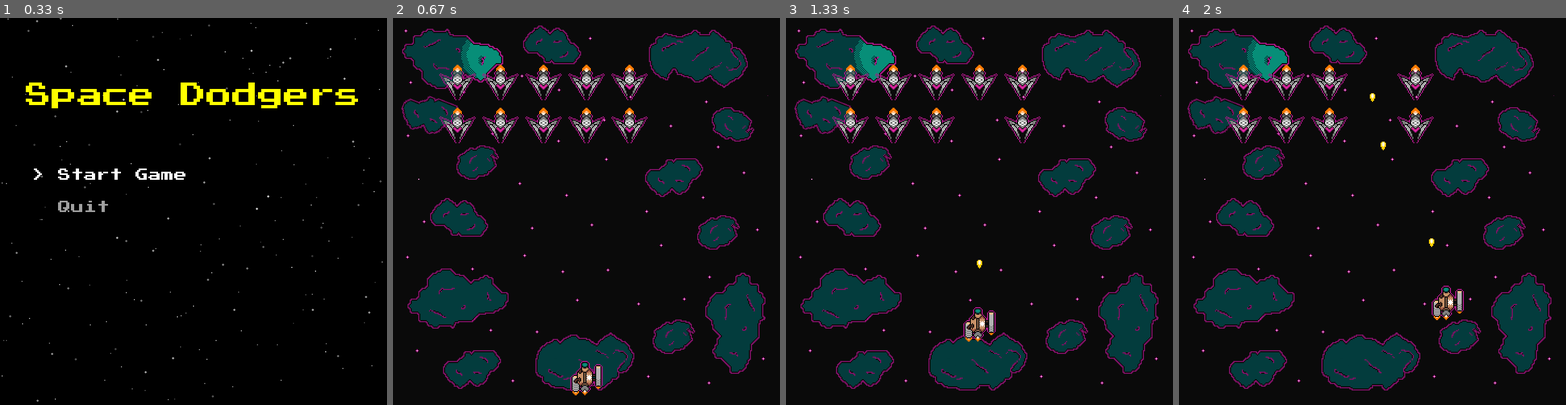
Above: before the commit, frames 1-4 (left to right).
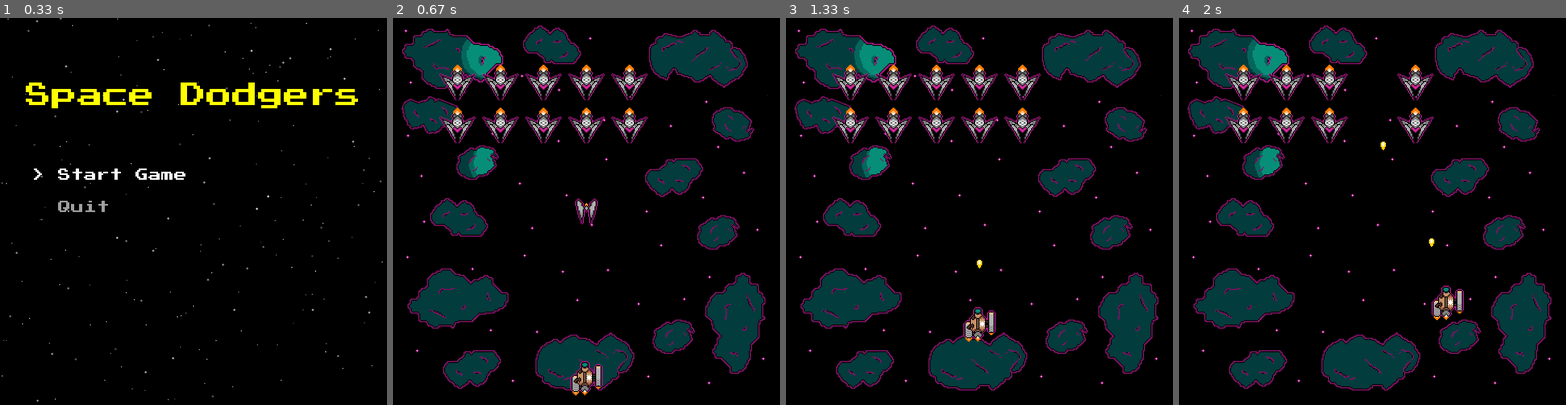
Above: after the commit, the same moments.

Repository: software-engineering-game/pygame-game
Game: pygame game, started from main.py
The game is run twice, just before and just after one commit, with the same random seed, the same clock (stepped at 60 frames per second) and the same inputs.
Inputs:
- Up to frame 1 (0.33 s): no input
- Up to frame 2 (0.67 s): tap Enter at 0.33 s
- Up to frame 3 (1.33 s): tap Space at 0.67, 1.07 s; hold Up from 1 s (still down)
- Up to frame 4 (2 s): tap Space at 1.37, 1.57, 1.87 s; release Up at 1.47 s; hold Right 1.5-1.97 s

Frame 1 is identical in both runs. In frame 2, 0.7% of the frame differs, in the area x 6-62%, y 5-54%; in frame 3, 0.7%, in the area x 6-62%, y 5-42%; in frame 4, 0.5%.

Commit message:
Converted the Code Maya wrote
Transferred the useful parts of Mayas enemy code into a new enemy type, and added an early sprite for it.

Diff:
--- a/states/game_state.py
+++ b/states/game_state.py
@@ -3,7 +3,8 @@
 from states.base_state import State
 from states import settings
 
-BLACK = (0, 0, 0) # This exists solely to key out the transparency for sprites
+# This exists to key out spritesheet backgrounds
+SHEET_COLOR = (160, 200, 152)
 
 # assets folder is at repo root
 repo_root = os.path.dirname(os.path.dirname(__file__))
@@ -16,7 +17,7 @@
         # Creates a simple laser bullet
         # self.image = pygame.Surface((4, 12))
         self.image = pygame.image.load(os.path.join(asset_folder, sprite_name)).convert()  #color for laser
-        self.image.set_colorkey(BLACK)
+        self.image.set_colorkey(SHEET_COLOR)
         self.rect = self.image.get_rect(center=(x, y))
         self.speed = speed
 
@@ -33,8 +34,9 @@
     def __init__(self, asset_folder, sprite_name, speed, start_pos):
         super().__init__()
         self.image = pygame.image.load(os.path.join(asset_folder, sprite_name)).convert()
-        self.image.set_colorkey(BLACK)
-        self.rect = self.image.get_rect(center=start_pos) # I still want to find a way to change the bounding box
+        self.image.set_colorkey(SHEET_COLOR)
+        self.rect = self.image.get_rect(center=start_pos)
+        self.rect.scale_by(0.2)
         self.speed = speed
 
         # Shooting cooldown tracking
@@ -73,8 +75,9 @@
     def __init__(self, asset_folder, sprite_name, speed, start_pos):
         super().__init__()
         self.image = pygame.image.load(os.path.join(asset_folder, sprite_name)).convert()
-        self.image.set_colorkey(BLACK)
-        self.rect = self.image.get_rect(center=start_pos)
+        self.image.set_colorkey(SHEET_COLOR)
+        self.rect = self.image.get_rect(center=start_pos)
+        self.rect.scale_by(1)
         self.speed = speed
 
         # Shooting cooldown tracking
@@ -85,8 +88,8 @@
         # for the basic enemy shooting mechanics
         pass
 
-    def update(self):
-        # This is where basic enemy behavior should go
+    def update(self, player_pos):
+        # this is where basic enemy movement should go
         pass
 
 # Bomber enemy that releases an exploding payload
@@ -94,35 +97,71 @@
     def __init__(self, asset_folder, sprite_name, speed, start_pos):
         super().__init__()
         self.image = pygame.image.load(os.path.join(asset_folder, sprite_name)).convert()
-        self.image.set_colorkey(BLACK)
-        self.rect = self.image.get_rect(center=start_pos)
+        self.image.set_colorkey(SHEET_COLOR)
+        self.rect = self.image.get_rect(center=start_pos)
+        self.rect.scale_by(1)
         self.speed = speed
 
     def shoot(self, bullet_group):
         # For the bomber specific shooting mechanics
         pass
 
-    def update(self):
-        # need to add movement and shooting later
-        pass
+    def update(self, player_pos):
+        # This where enemy movement goes, I was thinking a horizontal line
+        pass
+
+class Swarm_Enemy(pygame.sprite.Sprite):
+    def __init__(self, asset_folder, sprite_name, speed, start_pos):
+        super().__init__()
+        self.image = pygame.image.load(os.path.join(asset_folder, sprite_name)).convert()
+        self.image.set_colorkey(SHEET_COLOR)
+        self.rect = self.image.get_rect(center=start_pos)
+        self.rect.scale_by(1)
+        self.speed = speed
+
+        # Used for calculating direction to player
+        self.velocity = (0,0)
+
+    def shoot(self, bullet_group):
+        pass
+
+    def update(self, player_pos):
+        self.veloctiy = (player_pos[0] - self.rect.x, player_pos[1] - self.rect.y)
+
+        # Distance equation
+        distance = ((self.veloctiy[0] ** 2) + (self.veloctiy[1] ** 2)) ** 0.5
+        if distance == 0:
+            self.velocity = (0,0)
+            dx = 0
+            dy = 0
+        else:
+            dx = (self.velocity[0] / distance) * self.speed
+            dy = (self.velocity[1] / distance) * self.speed
+
+        self.rect.x += dx
+        self.rect.y += dy
+        #will need sprite rotations at some point
 
 class GameState(State):
     def on_enter(self, app):
         self.app = app
+
+        # Sets the background color, and draws the image
         bg_name = "asteroid_background.png"
-
-        # Sets the background color, and draws the image
         self.bg_color = (0, 0, 0)
         self.bg_image = pygame.image.load(os.path.join(asset_folder, bg_name))
 
+        # Creates the sprite groups
         self.ally_ships = pygame.sprite.Group()
         self.ally_bullets = pygame.sprite.Group()
         self.enemy_ships = pygame.sprite.Group()
         self.enemy_bullets = pygame.sprite.Group()
 
+        # Spawning Enemies
+        enemy_sprite = "enemy_basic.png"
         self.spawn_basic_enemy_wave(
             asset_folder=asset_folder,
-            sprite_name=settings.ENEMY_BASIC_SPRITE,
+            sprite_name=enemy_sprite,
             speed=settings.ENEMY_SPD,
             corner_pos=(settings.WAVE_CORNER_X, settings.WAVE_CORNER_Y),
             rows=settings.WAVE_ROWS,
@@ -130,6 +169,15 @@
             spacing=(settings.WAVE_X_SPACING, settings.WAVE_Y_SPACING)
         )
 
+        self.ram_ship = Swarm_Enemy(
+            asset_folder=asset_folder,
+            sprite_name="enemy_swarm.png",
+            speed=2,
+            start_pos=(settings.WIDTH / 2, settings.HEIGHT / 2)
+        )
+        self.enemy_ships.add(self.ram_ship)
+
+        # Spawning Player
         player_speed = 5
         self.player = Player(
             asset_folder=asset_folder,
@@ -153,7 +201,9 @@
     def update(self, app, dt):
         keys = pygame.key.get_pressed()
         self.player.update(keys)
-        self.enemy_ships.update()
+
+        player_pos = (self.player.rect.x, self.player.rect.y)
+        self.enemy_ships.update(player_pos=player_pos)
 
         # Update shooting cooldown
         if not self.player.can_shoot:
--- a/states/main_moving_en.py
+++ /dev/null
@@ -1,348 +0,0 @@
-#something.py
-# Coding Credits:
-# Thomas Bond
-#
-#
-#
-#Date: 2026-02-05
-import asyncio
-import pygame
-import os
-
-#
-# pygame setup
-#
-# Constants
-WHITE = (255, 255, 255)
-RED = (255, 0, 0)
-BLACK = (0, 0, 0)
-
-
-WINDOW_SIZE = (1280, 720)
-WINDOW_TITLE = "Infinitesimal Ranger"
-
-
-BOUNDS_X = (66, 1214)
-BOUNDS_Y = (50, 620)
-
-
-HORIZONTAL = 1
-UP = 2
-DOWN = 0
-
-
-FRAME_RATE = 60
-ANIMATION_FRAME_RATE = 10
-
-
-WINDOW = pygame.display.set_mode(WINDOW_SIZE)
-pygame.display.set_caption(WINDOW_TITLE)
-
-
-CLOCK = pygame.time.Clock()
-# Asset Folders
-# We will need to update this section of the code as the projects directory structure changes
-# because the os.path features are dependent on that structure
-primary_game_folder = os.path.dirname(__file__) # Establishes directory pointer for the files current directory
-img_folder = os.path.join(primary_game_folder, "assets") # Looks for the directory 'assets' within the primary_game_folder and creates a directory pointer to it
-
-
-
-
-objects = []
-bullets = []
-enemies = []
-
-
-
-
-# Global Variables
-FRAMECAP = 60 # Number of ticks per second
-DISPLAY_HEIGHT = 720
-DISPLAY_WIDTH = 1280
-# Placeholder name until we decide on the style of the game
-BACKGROUND_COLOR = BLACK # Currently defines the background as solid color black
-
-
-# Player Variables
-#PLAYER_WIDTH = 23 # Bounding box width
-#PLAYER_HEIGHT = 30 # Bounding box height
-PLAYER_SPRITE = "test_sprite.png" # Sets the name of the image to use for the player sprite
-PLAYER_SPD = 5
-
-
-# Keybinds
-# Sets the default keybinds
-keybind_left = pygame.K_LEFT
-keybind_right = pygame.K_RIGHT
-keybind_up = pygame.K_UP
-keybind_down = pygame.K_DOWN
-
-
-#
-# Entity Classes
-#
-class Object:
-   def __init__(self, x, y, width, height, image):
-       self.x = x
-       self.y = y
-       self.width = width
-       self.height = height
-       self.image = image
-       self.velocity = [0, 0]
-       self.collider = [width, height]
-
-
-       objects.append(self)
-
-
-   def draw(self):
-       WINDOW.blit(pygame.transform.scale(self.image, (self.width, self.height)), (self.x, self.y))
-
-
-   def update(self):
-       self.x += self.velocity[0]
-       self.y += self.velocity[1]
-       self.draw()
-
-
-   def get_center(self):
-       return self.x + self.width / 2, self.y + self.height / 2
-
-
-# Deals with
-class Entity(Object):
-   def __init__(self, x, y, width, height, tileset, speed):
-       super().__init__(x, y, width, height, None)
-       self.speed = speed
-
-
-       self.tileset = load_tileset(tileset, 16, 16)
-       self.direction = 0
-       self.flipX = False
-       self.frame = 0
-       self.frames = [0, 1, 0, 2]
-       self.frame_timer = 0
-
-
-   def change_direction(self):
-       if self.velocity[0] < 0:
-           self.direction = HORIZONTAL
-           self.flipX = True
-       elif self.velocity[0] > 0:
-           self.direction = HORIZONTAL
-           self.flipX = False
-       elif self.velocity[1] > 0:
-           self.direction = DOWN
-       elif self.velocity[1] < 0:
-           self.direction = UP
-
-
-   def draw(self):
-       image = pygame.transform.scale(self.tileset[self.frames[self.frame]][self.direction],
-                                      (self.width, self.height))
-
-
-       self.change_direction()
-
-
-       image = pygame.transform.flip(image, self.flipX, False)
-       WINDOW.blit(image, (self.x, self.y))
-
-
-       if self.velocity[0] == 0 and self.velocity[1] == 0:
-           self.frame = 0
-           return
-
-
-       self.frame_timer += 1
-
-
-       if self.frame_timer < ANIMATION_FRAME_RATE:
-           return
-
-
-       self.frame += 1
-       if self.frame >= len(self.frames):
-           self.frame = 0
-
-
-       self.frame_timer = 0
-
-
-   def update(self):
-       self.x += self.velocity[0] * self.speed
-       self.y += self.velocity[1] * self.speed
-       self.draw()
-
-
-pygame.mouse.set_visible(False)
-
-
-
-
-
-class Enemy(Entity):
-   def __init__(self, x, y, width, height, tileset, speed):
-       super().__init__(x, y, width, height, tileset, speed)
-
-
-       enemy_image = load_image(tileset, fallback_size=(16, 16), fallback_color=(255, 80, 80, 255))
-       self.tileset = create_repeated_tileset_from_image(enemy_image, 16, 16)
-
-
-       self.health = 3
-       self.collider = [width / 2.5, height / 1.5]
-       enemies.append(self)
-
-
-   def update(self):
-       player_center = player.get_center()
-       enemy_center = self.get_center()
-
-
-       self.velocity = [player_center[0] - enemy_center[0], player_center[1] - enemy_center[1]]
-
-
-       magnitude = (self.velocity[0] ** 2 + self.velocity[1] ** 2) ** 0.5
-       if magnitude == 0:
-           self.velocity = [0, 0]
-           super().update()
-           return
-       self.velocity = [self.velocity[0] / magnitude * self.speed, self.velocity[1] / magnitude * self.speed]
-
-
-       super().update()
-
-
-   def change_direction(self):
-       super().change_direction()
-
-
-       if self.velocity[1] > self.velocity[0] > 0:
-           self.direction = DOWN
-       elif self.velocity[1] < self.velocity[0] < 0:
-           self.direction = UP
-
-
-   def take_damage(self, damage):
-       self.health -= damage
-       if self.health <= 0:
-           self.destroy()
-
-
-   def destroy(self):
-       objects.remove(self)
-       enemies.remove(self)
-
-
-
-
-def check_input(key, value):
-   if key == pygame.K_LEFT or key == pygame.K_a:
-       player_input["left"] = value
-   elif key == pygame.K_RIGHT or key == pygame.K_d:
-       player_input["right"] = value
-   elif key == pygame.K_UP or key == pygame.K_w:
-       player_input["up"] = value
-   elif key == pygame.K_DOWN or key == pygame.K_s:
-       player_input["down"] = value
-
-
-
-
-def resolve_asset_path(filename):
-   if os.path.isabs(filename):
-       return filename
-   return os.path.join(primary_game_folder, filename)
-
-
-
-
-def create_placeholder_tileset(tile_width, tile_height, columns=3, rows=3):
-   tileset = []
-   for tile_x in range(columns):
-       line = []
-       tileset.append(line)
-       for tile_y in range(rows):
-           tile = pygame.Surface((tile_width, tile_height), pygame.SRCALPHA)
-           tile.fill((80 + tile_x * 40, 80 + tile_y * 40, 180, 255))
-           line.append(tile)
-   return tileset
-
-
-
-
-def create_repeated_tileset_from_image(image, tile_width, tile_height, columns=3, rows=3):
-   tile = pygame.transform.scale(image, (tile_width, tile_height))
-   tileset = []
-   for _ in range(columns):
-       line = []
-       tileset.append(line)
-       for _ in range(rows):
-           line.append(tile.copy())
-   return tileset
-
-
-
-
-def load_image(filename, fallback_size=(16, 16), fallback_color=(255, 255, 255, 255)):
-   resolved_filename = resolve_asset_path(filename)
-   if os.path.exists(resolved_filename):
-       return pygame.image.load(resolved_filename).convert_alpha()
-
-
-   fallback = pygame.Surface(fallback_size, pygame.SRCALPHA)
-   fallback.fill(fallback_color)
-   return fallback
-
-
-
-
-def load_tileset(filename, width, height):
-   resolved_filename = resolve_asset_path(filename)
-   if not os.path.exists(resolved_filename):
-       return create_placeholder_tileset(width, height)
-
-
-   image = pygame.image.load(resolved_filename).convert_alpha()
-   image_width, image_height = image.get_size()
-
-
-   if image_width < width * 3 or image_height < height * 3:
-       return create_repeated_tileset_from_image(image, width, height)
-
-
-   tileset = []
-   for tile_x in range(0, image_width // width):
-       line = []
-       tileset.append(line)
-       for tile_y in range(0, image_height // height):
-           rect = (tile_x * width, tile_y * height, width, height)
-           line.append(image.subsurface(rect))
-   return tileset
-
-
-
-
-player_input = {"left": False, "right": False, "up": False, "down": False}
-
-
-
-
-pygame.mouse.set_visible(False)
-
-
-
-
-
-
-
-
-
-
-# Defines Player Behavior
-class Player(pygame.sprite.Sprite):
-   def __init__(self): # Constructor (or initializer) for the player class
-       pygame.sprite.Sprite.__init__(self) # Uses the pygame init function for sprites
-       self.image = pygame.image.load(os.path.join(img_folder, PLAYER_SPRITE)).convert() # Sets the path for the player sprite image
--- a/states/settings.py
+++ b/states/settings.py
@@ -12,7 +12,6 @@
 keybind_player_shoot = pygame.K_SPACE
 
 # Enemy
-ENEMY_BASIC_SPRITE = "basic_enemy.png"
 ENEMY_SPD = 0
 
 # optional wave defaults
Binary file changed: assets/asteroid_background.png
Binary file changed: assets/basic_bullet.png
Binary file removed: assets/basic_enemy.png
Binary file added: assets/enemy_basic.png
Binary file added: assets/enemy_swarm.png
Binary file changed: assets/player_shotgun_ship.png
Binary file changed: assets/player_sniper_ship.png
Binary file removed: assets/test_sprite.png
